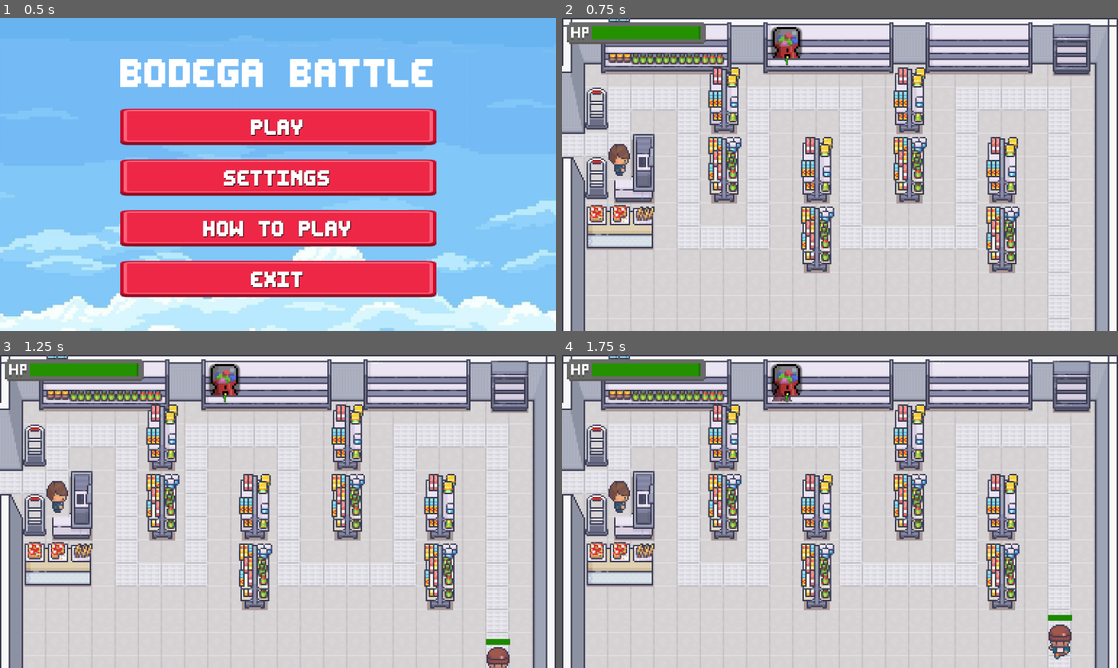
Above: before the commit, frames 1-4 (two rows, left to right).
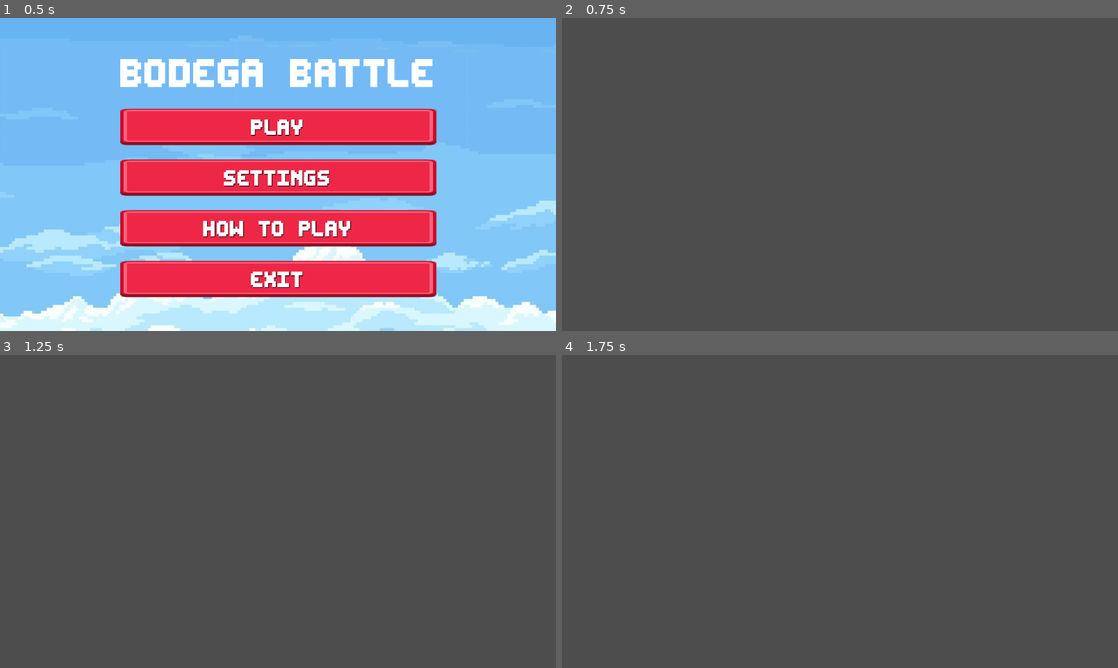
Above: after the commit, the same moments.

Repository: s27459-pj/bodega-battle
Game: Godot game, scene res://scene/scene_handler/scene_handler.tscn
Two runs of this game, one before a commit and one after it. Both use one fixed random seed, a clock stepped at 60 frames per second and the inputs below.
Inputs (mouse positions are in pixels of both pictures, inside the frame that each line leads up to):
- Up to frame 1 (0.5 s): no input
- Up to frame 2 (0.75 s): click "PLAY" at 0.5 s
- Up to frame 3 (1.25 s): no input
- Up to frame 4 (1.75 s): click (784, 380) at 1.27 s

Frame 1 is identical in both runs. In frame 2, 93% of the frame differs, in the area x 0-100%, y 0-100%; in frame 3, 93%; in frame 4, 93%.
Error after the commit: Attempt to call function 'instantiate' in base 'null instance' on a null instance. (res://scene/scene_handler/scene_handler.gd:37)

Commit message:
Prep phase (#36)
* To fix menu phase

* Fixed XD

Diff:
--- a/objects/Enemies/enemy_logic.gd
+++ b/objects/Enemies/enemy_logic.gd
@@ -18,6 +18,7 @@
 	if current_health == 0:
 		queue_free()
 
+
 func update_health_bar():
 	var ratio = float(current_health) / float(max_health)
 	fill_bar.size.x = ratio * health_bar.size.x
--- a/objects/defences/ammo.gd
+++ b/objects/defences/ammo.gd
@@ -11,4 +11,12 @@
 		if collider.is_in_group("enemies"):
 			if collider.has_method("take_damage"):
 				collider.take_damage(10)
+				damage_SFX()
 			queue_free()
+
+func damage_SFX():
+	var sfx_player = get_tree().root.get_node("SceneHandler/SFXPlayer")
+	var hit_sound = preload("res://assets/audio/sound_effects/bubble-pop-2-293341.mp3")
+	if sfx_player:
+		sfx_player.stream = hit_sound
+		sfx_player.play()
--- a/objects/triggers/PlayerDamageTrigger/player_hit_trigger.gd
+++ b/objects/triggers/PlayerDamageTrigger/player_hit_trigger.gd
@@ -3,7 +3,9 @@
 @export var healthBar : Node2D
 
 func set_HP_ref(hp:Node2D):
-	healthBar = hp
+	if hp != null:
+		print(hp)
+		healthBar = hp
 
 func _ready() -> void:
 	add_to_group("Enemy_Won_Space")
--- /dev/null
+++ b/objects/ui/prep_phase_ui/prep_phase_ui.gd
@@ -0,0 +1,22 @@
+extends Control
+
+@onready var start_wave_button = $StartWave
+@onready var shop_label = $ShopPanel
+@onready var money_label = $MoneyLabel
+
+func _ready():
+	start_wave_button.pressed.connect(_on_start_wave_pressed)
+
+func _on_start_wave_pressed():
+	get_parent().get_parent().start_wave()
+
+func update_money(value: int):
+	money_label.text = str(value)
+
+func show_prep_ui():
+	start_wave_button.visible = true
+	shop_label.visible = true
+
+func hide_prep_ui():
+	start_wave_button.visible = false
+	shop_label.visible = false
--- /dev/null
+++ b/objects/ui/prep_phase_ui/prep_phase_ui.tscn
@@ -0,0 +1,66 @@
+[gd_scene load_steps=7 format=3 uid="uid://div1ree20fsjq"]
+
+[ext_resource type="Script" uid="uid://bclrjh8g1n1ob" path="res://objects/ui/prep_phase_ui/prep_phase_ui.gd" id="1_ousqb"]
+[ext_resource type="FontFile" uid="uid://cuq6cgihu0i06" path="res://assets/UI/fonts/editundo.ttf" id="2_8uefh"]
+[ext_resource type="Texture2D" uid="uid://7a3gs36mmjyt" path="res://assets/UI/gameOverlay/hp_bar.png" id="2_ihi7o"]
+[ext_resource type="Texture2D" uid="uid://ylmf3f531jhh" path="res://assets/UI/button/button_rectangle_depth_flat.png" id="2_sbces"]
+[ext_resource type="Texture2D" uid="uid://tobhrn6baoar" path="res://assets/UI/other/vecteezy_pixel-art-play-button_8506353.png" id="3_7ehl6"]
+[ext_resource type="Texture2D" uid="uid://crpsobwbvnmo0" path="res://assets/UI/button/button_rectangle_depth_gradient.png" id="3_fur47"]
+
+[node name="Prep_phase_UI" type="Control"]
+layout_mode = 3
+anchors_preset = 0
+script = ExtResource("1_ousqb")
+
+[node name="Frame" type="Sprite2D" parent="."]
+position = Vector2(369.5, 31.5)
+scale = Vector2(2.07813, 4.7)
+texture = ExtResource("2_ihi7o")
+
+[node name="StartWave" type="TextureButton" parent="."]
+layout_mode = 0
+offset_left = 946.0
+offset_top = 8.0
+offset_right = 1138.0
+offset_bottom = 72.0
+texture_normal = ExtResource("2_sbces")
+texture_pressed = ExtResource("3_fur47")
+
+[node name="Label" type="Label" parent="StartWave"]
+layout_mode = 1
+anchors_preset = 8
+anchor_left = 0.5
+anchor_top = 0.5
+anchor_right = 0.5
+anchor_bottom = 0.5
+offset_left = -42.0
+offset_top = -11.5
+offset_right = 42.0
+offset_bottom = 11.5
+grow_horizontal = 2
+grow_vertical = 2
+theme_override_fonts/font = ExtResource("2_8uefh")
+theme_override_font_sizes/font_size = 30
+text = "Start Wave"
+
+[node name="MoneyLabel" type="Label" parent="."]
+layout_mode = 0
+offset_left = 364.0
+offset_top = 14.0
+offset_right = 407.0
+offset_bottom = 46.0
+theme_override_fonts/font = ExtResource("2_8uefh")
+theme_override_font_sizes/font_size = 35
+text = "100"
+
+[node name="Sprite2D" type="Sprite2D" parent="MoneyLabel"]
+position = Vector2(-44, 16)
+scale = Vector2(0.0174442, 0.0164516)
+texture = ExtResource("3_7ehl6")
+
+[node name="ShopPanel" type="Panel" parent="."]
+layout_mode = 0
+offset_left = 3.0
+offset_top = 192.0
+offset_right = 293.0
+offset_bottom = 642.0
--- a/scene/level_main/GameScene.tscn
+++ b/scene/level_main/GameScene.tscn
@@ -1,11 +1,14 @@
+
 [gd_scene load_steps=7 format=3 uid="uid://dkx50masn7ffx"]
 
 [ext_resource type="PackedScene" uid="uid://q2m5vf81jwqn" path="res://scene/level_main/level_main.tscn" id="1_cieuw"]
 [ext_resource type="Script" uid="uid://c4inmk81y15o" path="res://scene/level_main/gameScene.gd" id="1_g0iv5"]
 [ext_resource type="PackedScene" uid="uid://b00yqug64m8w7" path="res://objects/ui/health/ui_health.tscn" id="3_eow4k"]
 [ext_resource type="PackedScene" uid="uid://r3lmq4yt0woa" path="res://scene/menu/pause_menu.tscn" id="3_nn7n3"]
+
 [ext_resource type="PackedScene" uid="uid://66x5ab5y1qap" path="res://objects/ui/tower_placement/ui_tower_placement_overlay.tscn" id="5_yl6u3"]
 [ext_resource type="PackedScene" uid="uid://c8qbv1nyqanfh" path="res://objects/ui/tower_placement/ui_tower_placement.tscn" id="5_ylvg0"]
+
 
 [node name="GameScene" type="Node2D"]
 script = ExtResource("1_g0iv5")
@@ -17,8 +20,10 @@
 
 [node name="TowerPlacementOverlay" parent="UI" instance=ExtResource("5_yl6u3")]
 
+[node name="Prep_phase_UI" parent="CanvasLayer" instance=ExtResource("4_ylvg0")]
 [node name="UI-Health" parent="UI" node_paths=PackedStringArray("game_scene") instance=ExtResource("3_eow4k")]
 position = Vector2(154, 32)
+
 scale = Vector2(1.5, 1.5)
 game_scene = NodePath("../..")
 
--- a/scene/level_main/gameScene.gd
+++ b/scene/level_main/gameScene.gd
@@ -1,9 +1,29 @@
 extends Node2D
 
 @onready var ui_health: Node2D = $"UI-Health"
+@onready var player_hit_trigger: Area2D = $LevelMain/PlayerHitTrigger
+@onready var UI_prep : Control = $CanvasLayer/Prep_phase_UI
+
+@export var UI_health: Node2D
+
+enum GameState { PREP, WAVE }
+var state: GameState = GameState.PREP
 
 func _ready() -> void:
+	print(UI_prep)
+	player_hit_trigger.set_HP_ref(ui_health)
+	UI_prep.update_money(100)
+	enter_prep_phase()
+
+func enter_prep_phase():
+	state = GameState.PREP
+	UI_prep.show_prep_ui()
+
+func start_wave():
+	state = GameState.WAVE
+	UI_prep.hide_prep_ui()
 	startNextWave()
+	player_hit_trigger.set_HP_ref(UI_health)
 
 ## Enemy-Wave functions
 func startNextWave():
--- a/scene/level_main/level_main.gd
+++ b/scene/level_main/level_main.gd
@@ -1,7 +1 @@
 extends Node2D
-
-@export var UI_health: Node2D
-@onready var player_hit_trigger: Area2D = $PlayerHitTrigger
-
-func _ready() -> void:
-	player_hit_trigger.set_HP_ref(UI_health)
Binary file added: assets/UI/other/vecteezy_pixel-art-play-button_8506353.png
Not shown, added: assets/UI/other/vecteezy_pixel-art-play-button_8506353.png.import
Not shown, added: assets/audio/sound_effects/bubble-pop-2-293341.mp3.import
Not shown, added: objects/ui/prep_phase_ui/prep_phase_ui.gd.uid
Not shown, added: assets/audio/sound_effects/bubble-pop-2-293341.mp3
